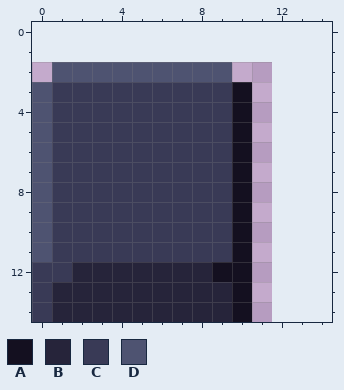
Pixel-art file: Sprites/UI/UI_HintKeys.aseprite. The first picture shows the starting point.
13x13 pixels, 1 frame. The old version is drawn lined up with the new one, on the new canvas.
Palette (. is transparent): A #141020  B #26243a  C #393a56  D #4e5371
Pixels before, first column x 0:
 2 .DDDDDDDDD.
 3 DCCCCCCCCCA
 4 DCCCCCCCCCA
 5 DCCCCCCCCCA
 6 DCCCCCCCCCA
 7 DCCCCCCCCCA
 8 DCCCCCCCCCA
 9 DCCCCCCCCCA
10 DCCCCCCCCCA
11 DCCCCCCCCCA
12 CCBBBBBBBAA
13 CBBBBBBBBBA
14 CBBBBBBBBBA
New version:
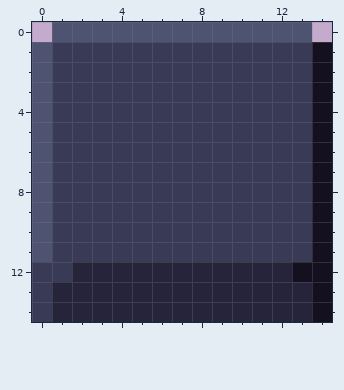
What changed:
canvas 13x13 -> 15x15, the old top-left corner now at -1,2 (the part of the old canvas that was cut away was empty and is not shown)
Changed rows in their new state; - is an unchanged pixel.
first column x 0:
 0 -DDDDDDDDDDDDD-
 1 DCCCCCCCCCCCCCA
 2 DCCCCCCCCCCCCCA
 3 ----------CCCCA
 4 ----------CCCCA
 5 ----------CCCCA
 6 ----------CCCCA
 7 ----------CCCCA
 8 ----------CCCCA
 9 ----------CCCCA
10 ----------CCCCA
11 ----------CCCCA
12 ---------BBBBAA
13 ----------BBBBA
14 ----------BBBBA
Boxes around the changes in both pictures, in picture pixels (x1, y1, x2, y2):
changed: (32, 22, 332, 322)
